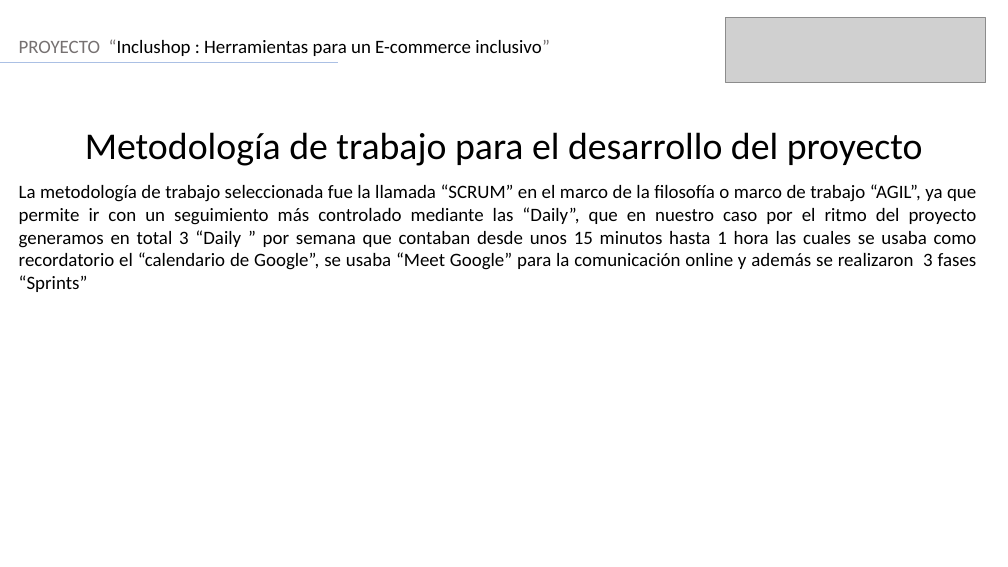
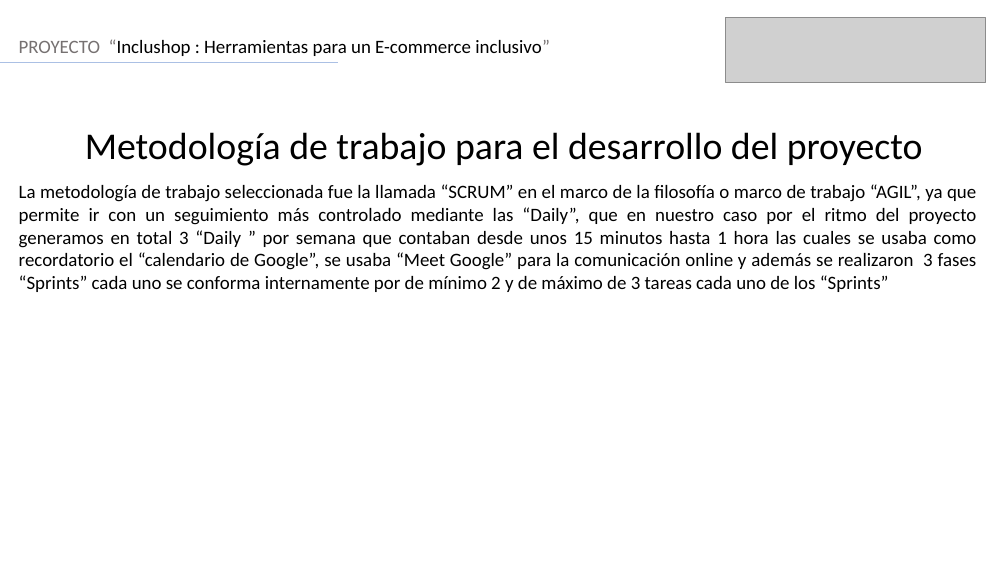
Before and after one commit to FelipeMunhoz18/FelipeMunhoz18-Bravo-Vargas-Munoz-Docs, a slide deck: slide 6 of Fase 3/Evidencias Grupales/Formato Presentación final.pptx. Drawn at 1008x567 pixels with LibreOffice and Linux fonts; fonts in the diff are those of the drawing; grey boxes stand for pictures. Boxes give left, top, right and bottom in pixels: in the first picture for what was removed or moved away, otherwise in the second. Text is boxed around its words. In the diff, an @@ line names an element or a change of style, - is before the commit and + after.

Commit message:
actualización
se sigue rellenando PPT y se actualizo el estado de tareas de la carta GANTT

```diff
--- a/Fase 3/Evidencias Grupales/Formato Presentación final.pptx
+++ b/Fase 3/Evidencias Grupales/Formato Presentación final.pptx
@@ text at [19,184,977,292]: text changed @@
-La metodología de trabajo seleccionada fue la llamada “SCRUM” en el marco de la filosofía o marco de trabajo “AGIL”, ya que permite ir con un seguimiento más controlado mediante las “Daily”, que en nuestro caso por el ritmo del proyecto generamos en total 3 “Daily ” por semana que contaban desde unos 15 minutos hasta 1 hora las cuales se usaba como recordatorio el “calendario de Google”, se usaba “Meet Google” para la comunicación online y además se realizaron 3 fases “Sprints”
+La metodología de trabajo seleccionada fue la llamada “SCRUM” en el marco de la filosofía o marco de trabajo “AGIL”, ya que permite ir con un seguimiento más controlado mediante las “Daily”, que en nuestro caso por el ritmo del proyecto generamos en total 3 “Daily ” por semana que contaban desde unos 15 minutos hasta 1 hora las cuales se usaba como recordatorio el “calendario de Google”, se usaba “Meet Google” para la comunicación online y además se realizaron 3 fases “Sprints” cada uno se conforma internamente por de mínimo 2 y de máximo de 3 tareas cada uno de los “Sprints”
```
Also in this commit, not shown: 2 other slides changed, 1 other file.
